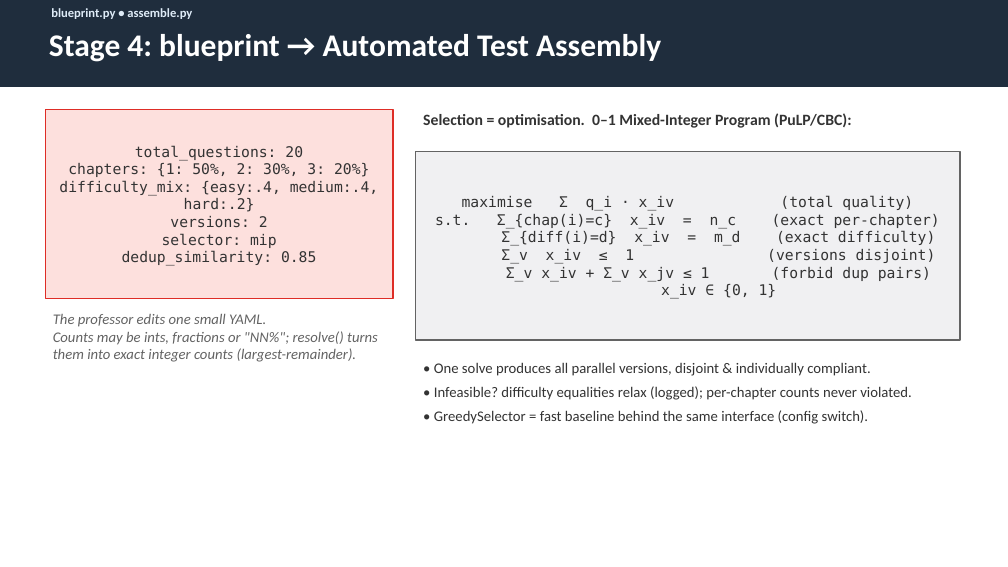
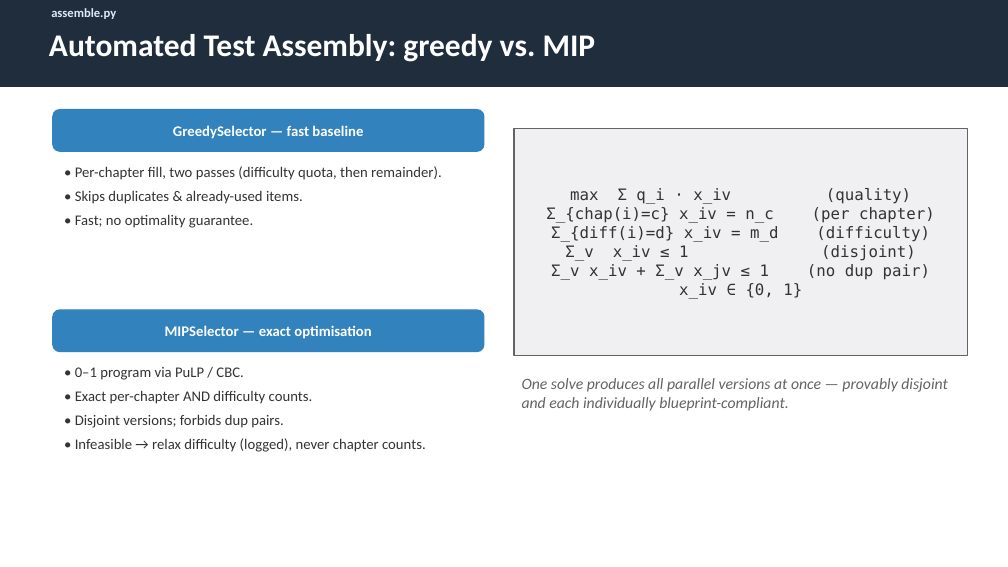
Before and after one commit to Jiniku/Masterthesis, a slide deck: slide 6 of docs/quizgen_slides.pptx (slide 7 before the commit). Drawn at 1008x567 pixels with LibreOffice and Linux fonts; fonts in the diff are those of the drawing. Boxes give left, top, right and bottom in pixels: in the first picture for what was removed or moved away, otherwise in the second. Text is boxed around its words. In the diff, an @@ line names an element or a change of style, - is before the commit and + after.

```diff
--- a/docs/quizgen_slides.pptx
+++ b/docs/quizgen_slides.pptx
@@ text at (51,8,116,19): text changed @@
-blueprint.py • assemble.py
+assemble.py
@@ text at (49,34,596,62): text changed @@
-Stage 4: blueprint → Automated Test Assembly
+Automated Test Assembly: greedy vs. MIP
@@ rectangle removed at (45,110,393,299) @@
-total_questions: 20
-chapters: {1: 50%, 2: 30%, 3: 20%}
-difficulty_mix: {easy:.4, medium:.4, hard:.2}
-versions: 2
-selector: mip
-dedup_similarity: 0.85
@@ rounded rectangle added at (53,110,484,151), fill #3182BD, outline #3182BD 1.25 pt, 14 pt, text #FFFFFF, bold @@
+GreedySelector — fast baseline
@@ text removed at (423,113,852,128) @@
-Selection = optimisation. 0–1 Mixed-Integer Program (PuLP/CBC):
@@ rectangle "max Σ q_i · x_iv ...": place and size @@
-rectangle "max Σ q_i · x_iv ..." at (416,151,960,340)
+rectangle "max Σ q_i · x_iv ..." at (514,129,968,355)
@@ text added at (75,166,442,228), 14 pt, text #333333 @@
+• Per-chapter fill, two passes (difficulty quota, then remainder).
+• Skips duplicates & already-used items.
+• Fast; no optimality guarantee.
@@ text in rectangle at (546,188,935,280): text changed; size 14 to 15 pt @@
-maximise Σ q_i · x_iv (total quality)
-s.t. Σ_{chap(i)=c} x_iv = n_c (exact per-chapter)
-Σ_{diff(i)=d} x_iv = m_d (exact difficulty)
-Σ_v x_iv ≤ 1 (versions disjoint)
-Σ_v x_iv + Σ_v x_jv ≤ 1 (forbid dup pairs)
+max Σ q_i · x_iv (quality)
+Σ_{chap(i)=c} x_iv = n_c (per chapter)
+Σ_{diff(i)=d} x_iv = m_d (difficulty)
+Σ_v x_iv ≤ 1 (disjoint)
+Σ_v x_iv + Σ_v x_jv ≤ 1 (no dup pair)
@@ text in rectangle at (679,283,802,299): size 14 to 15 pt in "x_iv ∈ {0, 1}" @@
@@ text removed at (53,314,378,362) @@
-The professor edits one small YAML.
-Counts may be ints, fractions or "NN%"; resolve() turns them into exact integer counts (largest-remainder).
@@ rounded rectangle added at (53,310,484,352), fill #3182BD, outline #3182BD 1.25 pt, 14 pt, text #FFFFFF, bold @@
+MIPSelector — exact optimisation
@@ text added at (75,367,426,452), 14 pt, text #333333 @@
+• 0–1 program via PuLP / CBC.
+• Exact per-chapter AND difficulty counts.
+• Disjoint versions; forbids dup pairs.
+• Infeasible → relax difficulty (logged), never chapter counts.
@@ text at (522,378,947,411): text changed; size 14 to 15 pt; text colour #333333 to #636363; italic on @@
-• One solve produces all parallel versions, disjoint & individually compliant.
-• Infeasible? difficulty equalities relax (logged); per-chapter counts never violated.
-• GreedySelector = fast baseline behind the same interface (config switch).
+One solve produces all parallel versions at once — provably disjoint and each individually blueprint-compliant.
```
Also in this commit, not shown: 3 other slides changed, 6 slides added, 8 slides removed, 6 other files.
